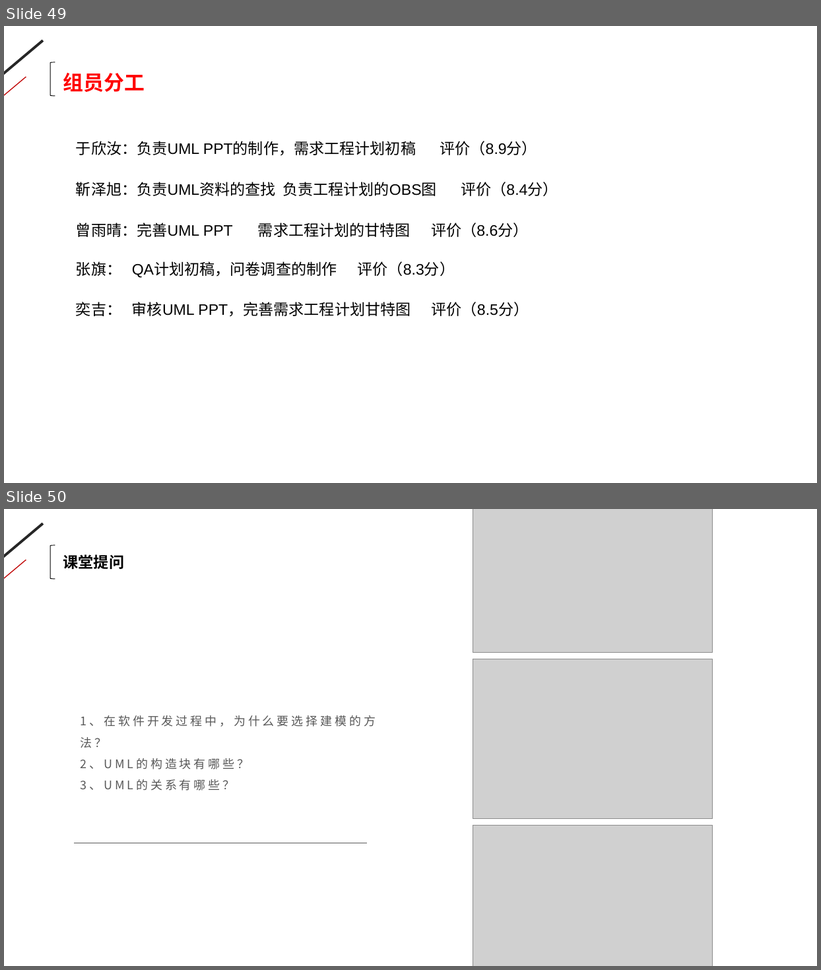
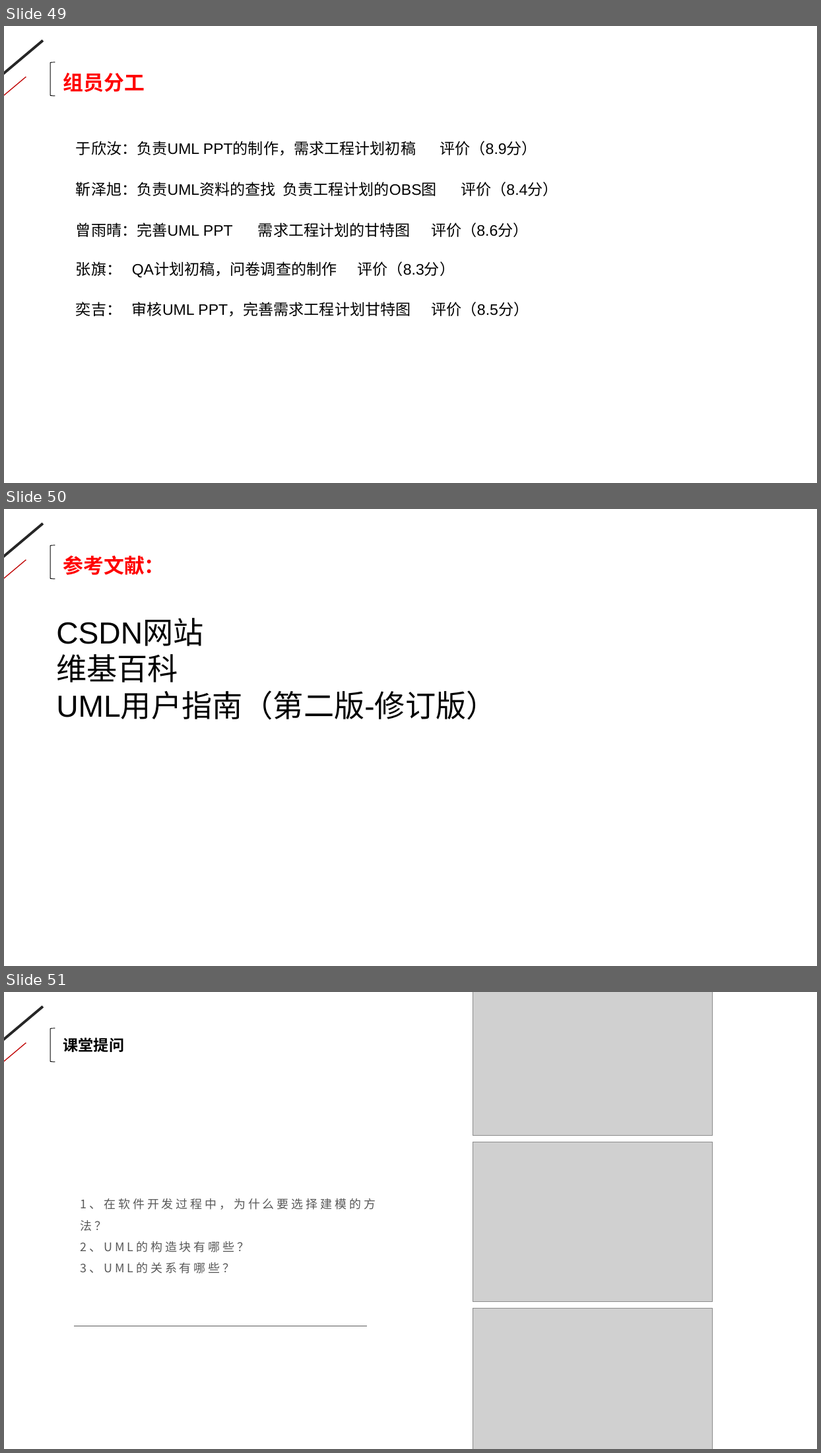
Before and after one commit to moritashin/PRD2017-09, a slide deck: ppt/UML概述ppt.pptx. Shown one above the other, each under a label of ours: slides 49 and 50 before the commit, slides 49, 50 and 51 after it. The pictures are 821x970 and 821x1453 pixels, drawn with LibreOffice and Linux fonts; fonts in the diff are those of the drawing; grey boxes stand for pictures. Boxes give left, top, right and bottom in pixels: in the first picture for what was removed or moved away, otherwise in the second. Text is boxed around its words. In the diff, an @@ line names an element or a change of style, - is before the commit and + after.

```diff
--- a/ppt/UML概述ppt.pptx
+++ b/ppt/UML概述ppt.pptx
@@ slide 50 added at (4,509,817,966), background #FFFFFF @@
@@ line added from (43, 524) to (4, 567), #262626 3 pt @@
@@ left bracket added at (50,545,55,578), outline #000000 0.75 pt @@
@@ line added from (26, 560) to (4, 582), #C00000 1 pt @@
@@ text added at (63,555,165,575), 24 pt, text #FF0000, bold @@
+参考文献：
@@ text added at (56,620,496,720), 36 pt, text #000000 @@
+CSDN网站
+维基百科
+UML用户指南（第二版-修订版）
@@ what was slide 50 is now slide 51 @@
```
Also in this commit, not shown: 2 slides changed.
